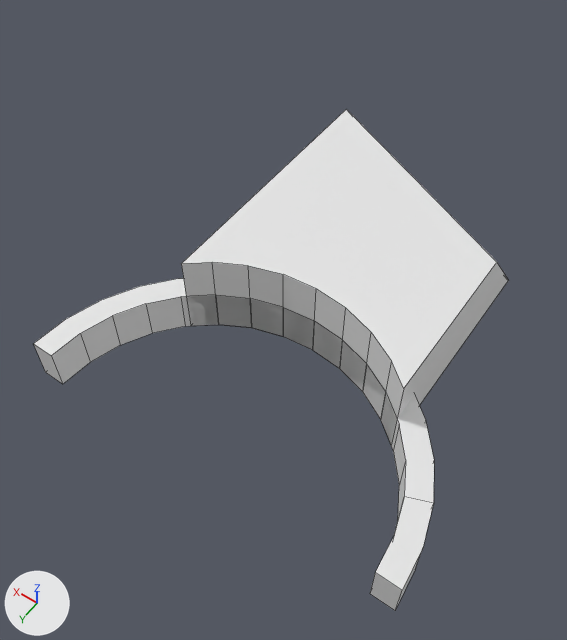
Renders of the Blender file model.blend from each side of a commit.
The view is the same before and after, from a 50 mm lens placed at (-30.8, 27.6, 80.7), pointed at (3.9, -21.1, 4.3). Lighting does not change. The marker at lower left points along +X, +Y and +Z. The first picture is the older version. Mesh edges are drawn as thin lines.

Script lines for the objects in view, before the commit:
```python
ob_angle_hole = bpy.data.objects.new('Angle Hole', me_cube_001)
ob_angle_hole.location = (0.0, -65.0, 3.0)
ob_angle_hole.rotation_euler = (0.0, 0.0, -0.436)  # degrees (0, 0, -25)
ob_angle_hole.scale = (40.0, 10.0, 10.0)
ob_angle_hole_2 = bpy.data.objects.new('Angle Hole 2', me_cube_002)
ob_angle_hole_2.location = (0.0, -59.0, 10.98)
ob_angle_hole_2.rotation_euler = (-0.611, 0.0, -0.436)  # degrees (-35, 0, -25)
ob_angle_hole_2.scale = (40.0, 10.0, 20.0)
ob_arm = bpy.data.objects.new('Arm', me_cube)
ob_arm.location = (0.0, -37.0, 6.0)
ob_arm.scale = (15.0, 26.0, 6.0)
ob_cube = bpy.data.objects.new('Cube', me_cube_019)
ob_cube.location = (0.0, 20.0, 0.0)
ob_cube.scale = (25.0, 20.0, 10.0)
ob_cylinder = bpy.data.objects.new('Cylinder', me_cylinder)
ob_cylinder.location = (0.0, 0.0, 3.0)
ob_cylinder.scale = (25.0, 25.0, 3.0)
ob_hole = bpy.data.objects.new('Hole', me_cylinder_001)
ob_hole.location = (0.0, 0.0, 0.0)
ob_hole.scale = (22.0, 22.0, 20.0)
```
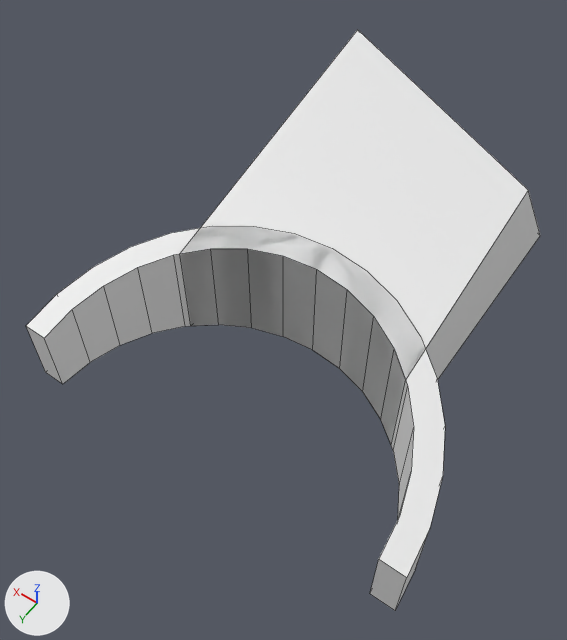
Not drawn themselves, but carrying or shaping drawn objects: ob_hole, ob_cube, ob_angle_hole, ob_angle_hole_2, ob_front_angle_hole.

The edits, one by one:
Object 'Cylinder' (ob_cylinder) moves from (0.0, 0.0, 3.0) to (0.0, 0.0, 15.0).
Object 'Cylinder' (ob_cylinder) is rescaled from (25.0, 25.0, 3.0) to (25.0, 25.0, 15.0).
Object 'Cylinder' (ob_cylinder) gains a BOOLEAN modifier named 'Boolean.002'.
Modifier setting: object = ob_front_angle_hole.
Object 'Hole' (ob_hole) is rescaled from (22.0, 22.0, 20.0) to (22.0, 22.0, 40.0).
Object 'Cube' (ob_cube) is rescaled from (25.0, 20.0, 10.0) to (25.0, 20.0, 40.0).
Object 'Arm' (ob_arm) moves from (0.0, -37.0, 6.0) to (0.0, -37.0, 15.0).
Object 'Arm' (ob_arm) is rescaled from (15.0, 26.0, 6.0) to (15.0, 40.0, 15.0).
Object 'Arm' (ob_arm) gains a BOOLEAN modifier named 'Boolean.003'.
Modifier setting: object = ob_front_angle_hole.
Object 'Angle Hole' (ob_angle_hole) moves from (0.0, -65.0, 3.0) to (0.0, -75.37, 3.0).
Object 'Angle Hole 2' (ob_angle_hole_2) moves from (0.0, -59.0, 10.98) to (0.0, -75.0, 21.08).
Object 'Angle Hole 2' (ob_angle_hole_2) is rescaled from (40.0, 10.0, 20.0) to (40.0, 20.0, 40.0).
Object 'Front Angle Hole' (ob_front_angle_hole) is new; it shows a copy of the mesh of ob_arm.
Its location is (0.0, 3.0, 50.0).
Its rotation in degrees is (-15, 0, 0).
Its scale is (30.0, 60.0, 40.0).
It is now shown.

What differs and where, as boxes [x1, y1, x2, y2] in the pictures (567 x 640 px):
'Arm', rescaled, moved, modifiers changed, reshaped (10% wider, 24% taller)
    before: [181, 109, 508, 444]
    after: [180, 30, 540, 444]
'Cylinder', moved, rescaled, modifiers changed, reshaped (16% taller)
    before: [33, 278, 434, 610]
    after: [26, 226, 445, 610]
